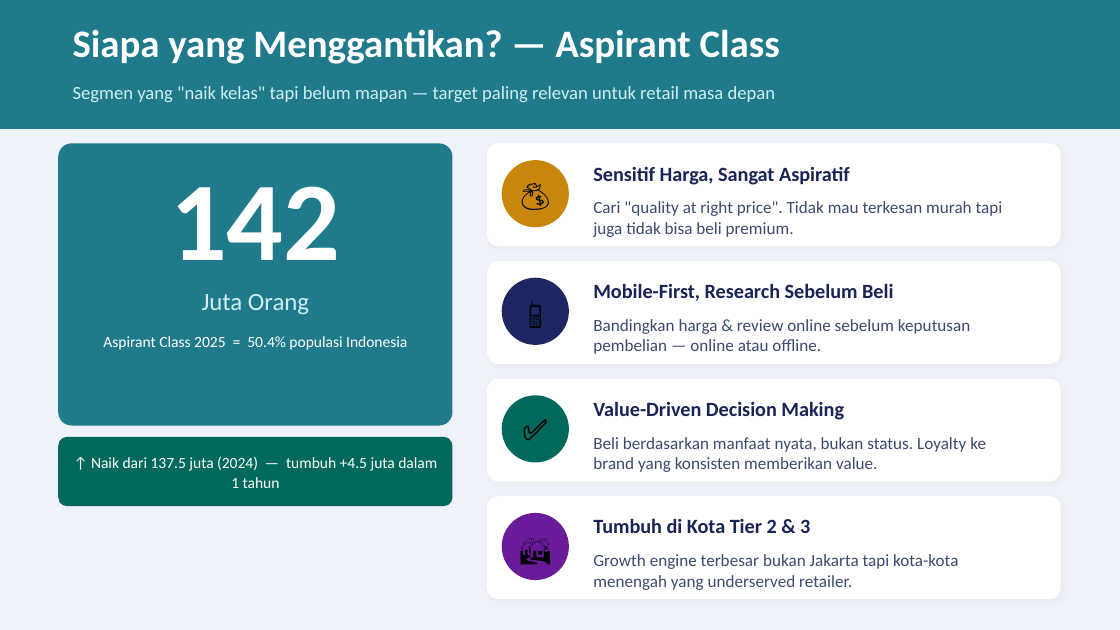
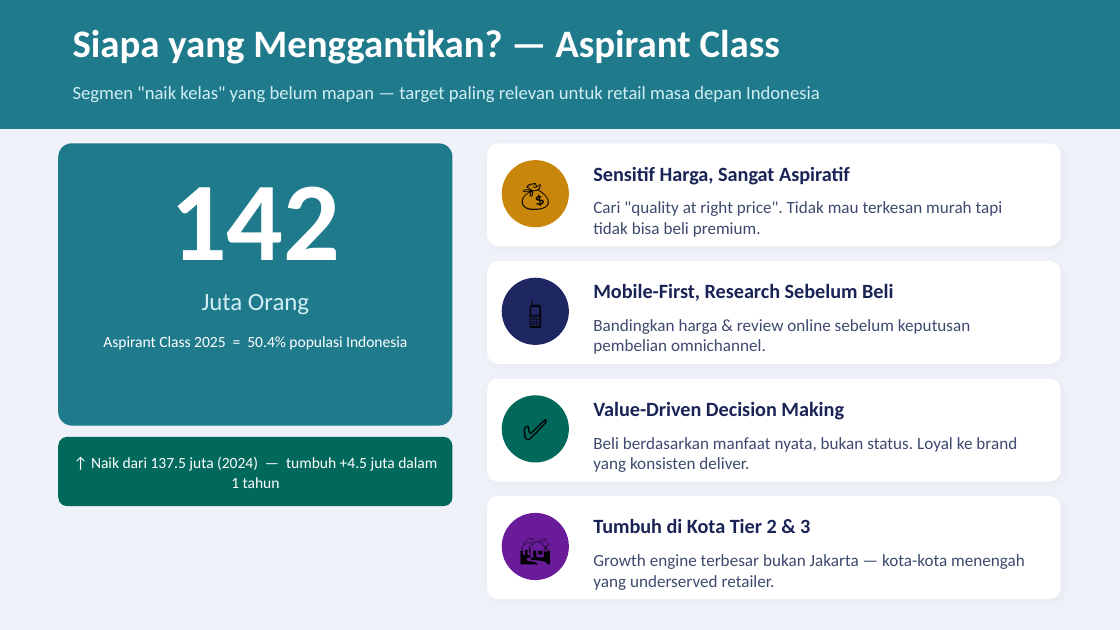
Before and after one commit to satebabicuy01-code/Deep-Research-skills, a slide deck: slide 6 of retail-strategy/retail-strategy-2025.pptx (slide 5 before the commit). Drawn at 1120x630 pixels with LibreOffice and Linux fonts; fonts in the diff are those of the drawing. Boxes give left, top, right and bottom in pixels: in the first picture for what was removed or moved away, otherwise in the second. Text is boxed around its words. In the diff, an @@ line names an element or a change of style, - is before the commit and + after.

```diff
--- a/retail-strategy/retail-strategy-2025.pptx
+++ b/retail-strategy/retail-strategy-2025.pptx
@@ text at [73, 86, 820, 102]: text changed @@
-Segmen yang "naik kelas" tapi belum mapan — target paling relevan untuk retail masa depan
+Segmen "naik kelas" yang belum mapan — target paling relevan untuk retail masa depan Indonesia
@@ text at [593, 201, 1003, 237]: text changed @@
-Cari "quality at right price". Tidak mau terkesan murah tapi juga tidak bisa beli premium.
+Cari "quality at right price". Tidak mau terkesan murah tapi tidak bisa beli premium.
@@ text at [593, 319, 970, 354]: text changed @@
-Bandingkan harga & review online sebelum keputusan pembelian — online atau offline.
+Bandingkan harga & review online sebelum keputusan pembelian omnichannel.
@@ text at [593, 437, 1017, 472]: text changed @@
-Beli berdasarkan manfaat nyata, bukan status. Loyalty ke brand yang konsisten memberikan value.
+Beli berdasarkan manfaat nyata, bukan status. Loyal ke brand yang konsisten deliver.
@@ text at [593, 554, 1025, 590]: text changed @@
-Growth engine terbesar bukan Jakarta tapi kota-kota menengah yang underserved retailer.
+Growth engine terbesar bukan Jakarta — kota-kota menengah yang underserved retailer.
```
Also in this commit, not shown: 8 other slides changed, 4 slides added.
